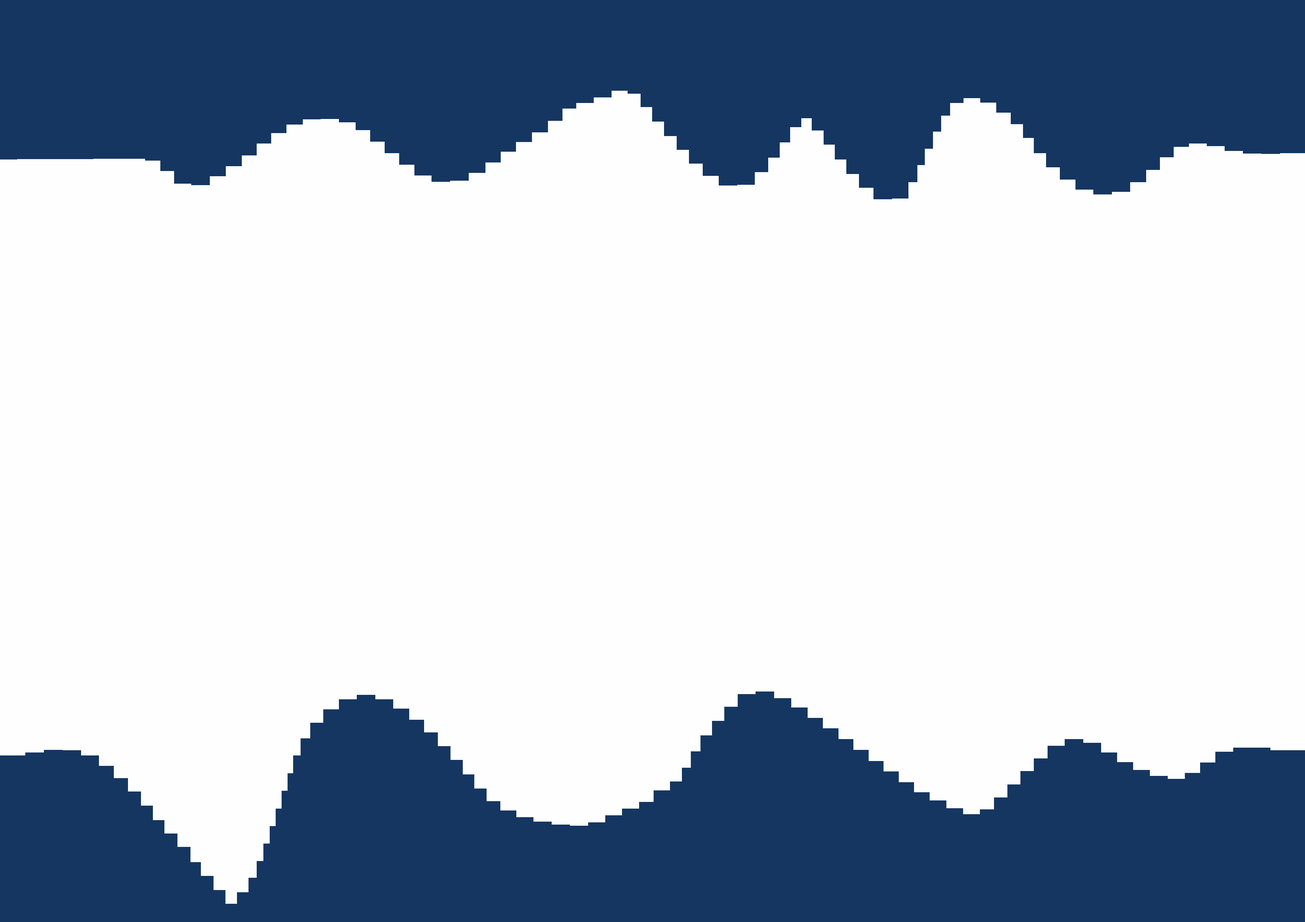
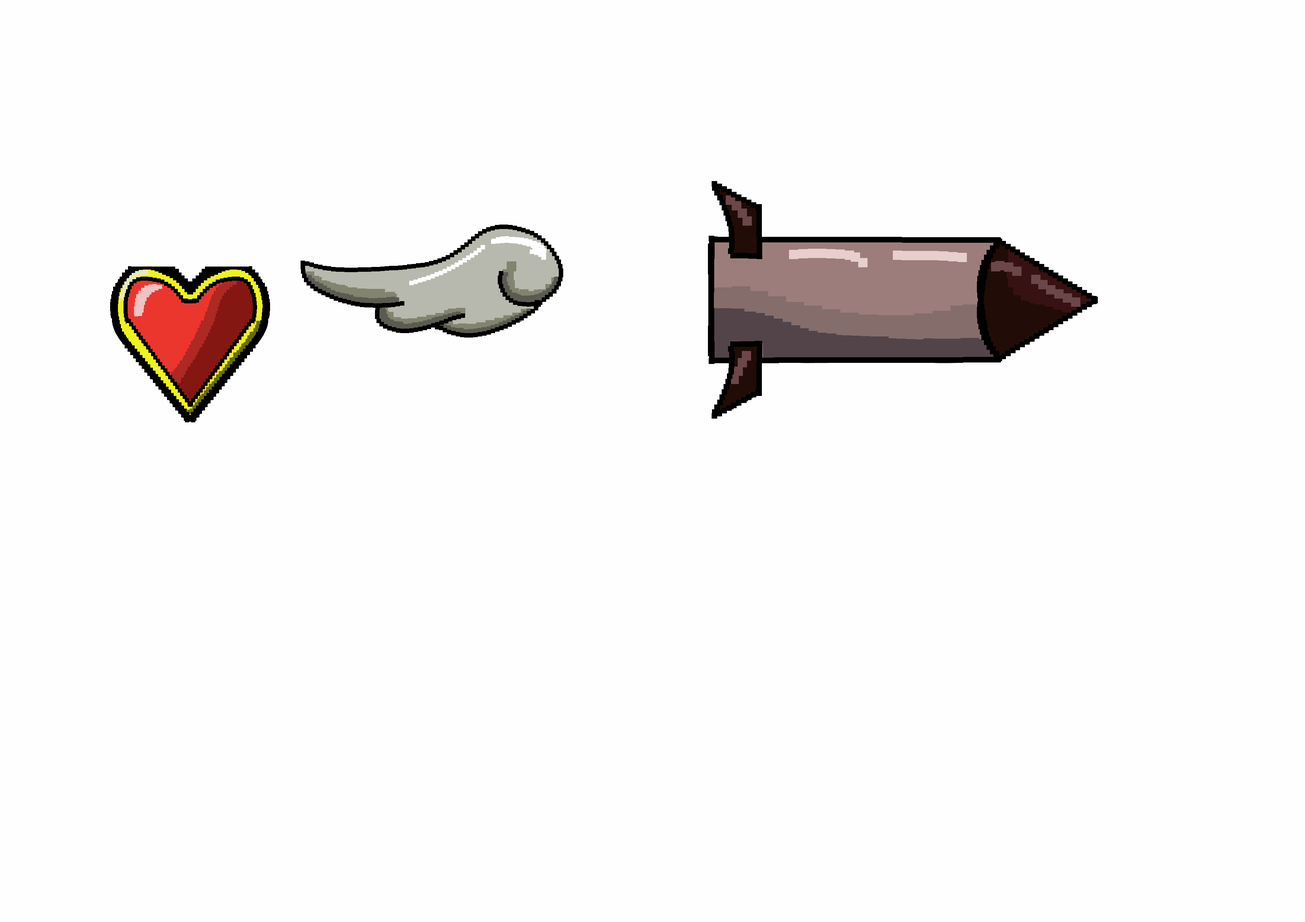
Layers edited between the first and the second (1305, 922) image:
showed "Missle" over [707,181,1098,419]
showed "Speed Powerup" over [300,224,564,338]
showed "HP Powerup" over [110,265,271,423]
hid "Environment" over [0,0,1305,922]
